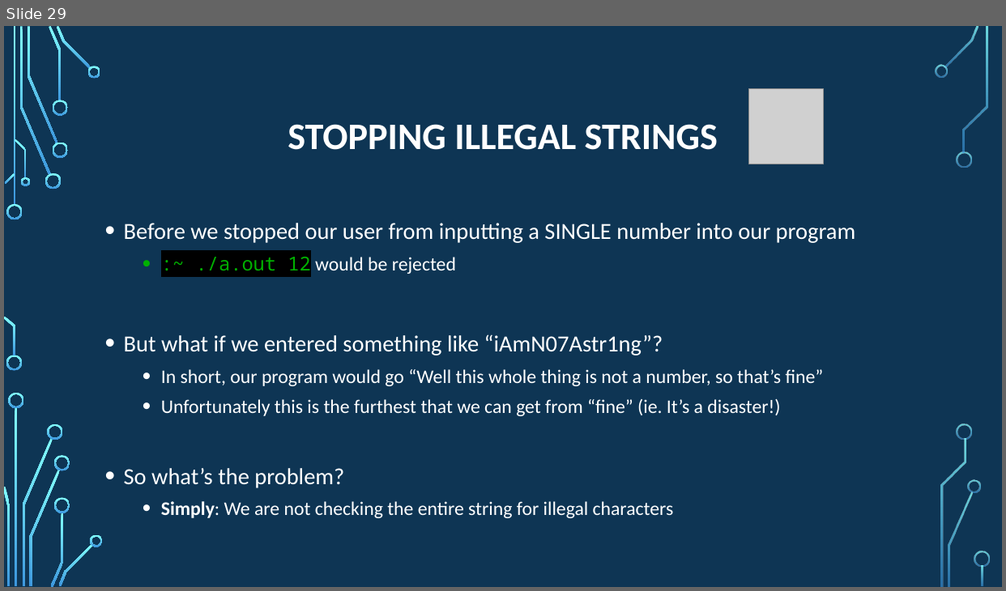
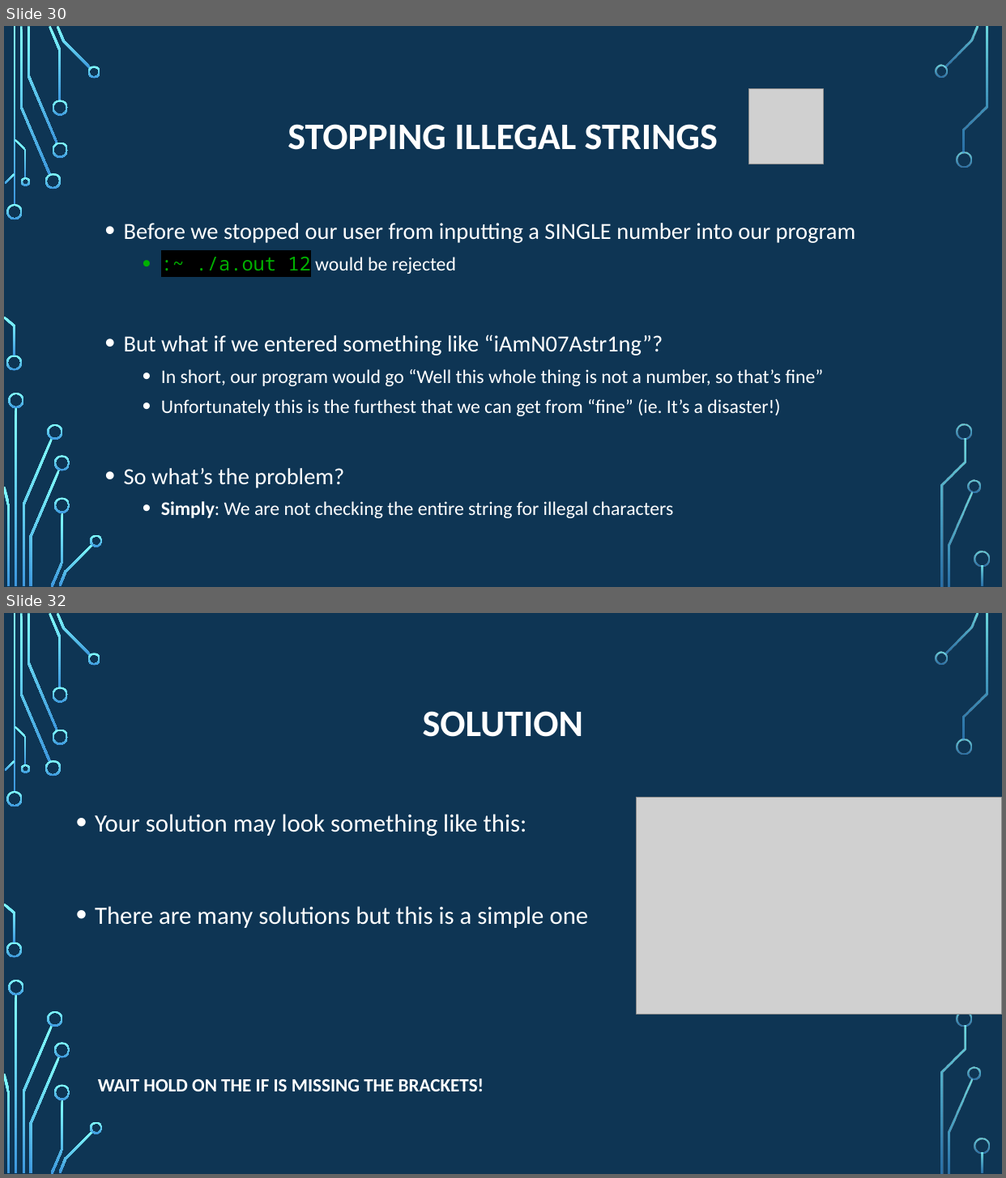
Before and after one commit to psypdt/ZIS_C-_Summer_Course_2019, a slide deck: Day_4/Day_4.pptx. Shown one above the other, each under a label of ours: slide 29 before the commit, slides 30 and 32 after it; the slides between them are not shown. The pictures are 1006x591 and 1006x1178 pixels, drawn with LibreOffice and Linux fonts; fonts in the diff are those of the drawing; grey boxes stand for pictures; background and template pictures are left out. Boxes give left, top, right and bottom in pixels: in the first picture for what was removed or moved away, otherwise in the second. Text is boxed around its words. In the diff, an @@ line names an element or a change of style, - is before the commit and + after.

```diff
--- a/Day_4/Day_4.pptx
+++ b/Day_4/Day_4.pptx
@@ slide 32 added at bbox=[4, 613, 1002, 1174], background picture (left out); not listed: 36 template elements that a slide beside it also shows @@
@@ title added at bbox=[423, 711, 583, 737], 36 pt, text #FFFFFF, bold @@
+SOLUTION
@@ picture added at bbox=[637, 797, 1002, 1014] @@
@@ text added at bbox=[95, 814, 589, 928], 24 pt, text #FFFFFF @@
+• Your solution may look something like this:
+• There are many solutions but this is a simple one
@@ text added at bbox=[98, 1079, 484, 1092], 18 pt, text #FFFFFF, bold @@
+WAIT HOLD ON THE IF IS MISSING THE BRACKETS!
@@ what was slide 29 is now slide 30 @@
```
Also in this commit, not shown: 3 slides changed, 4 other slides added.
